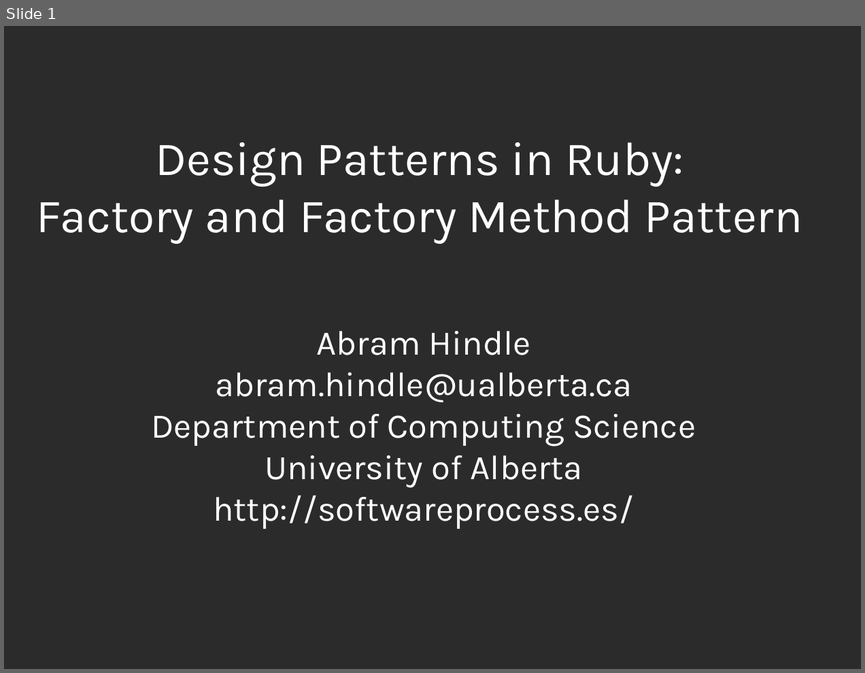
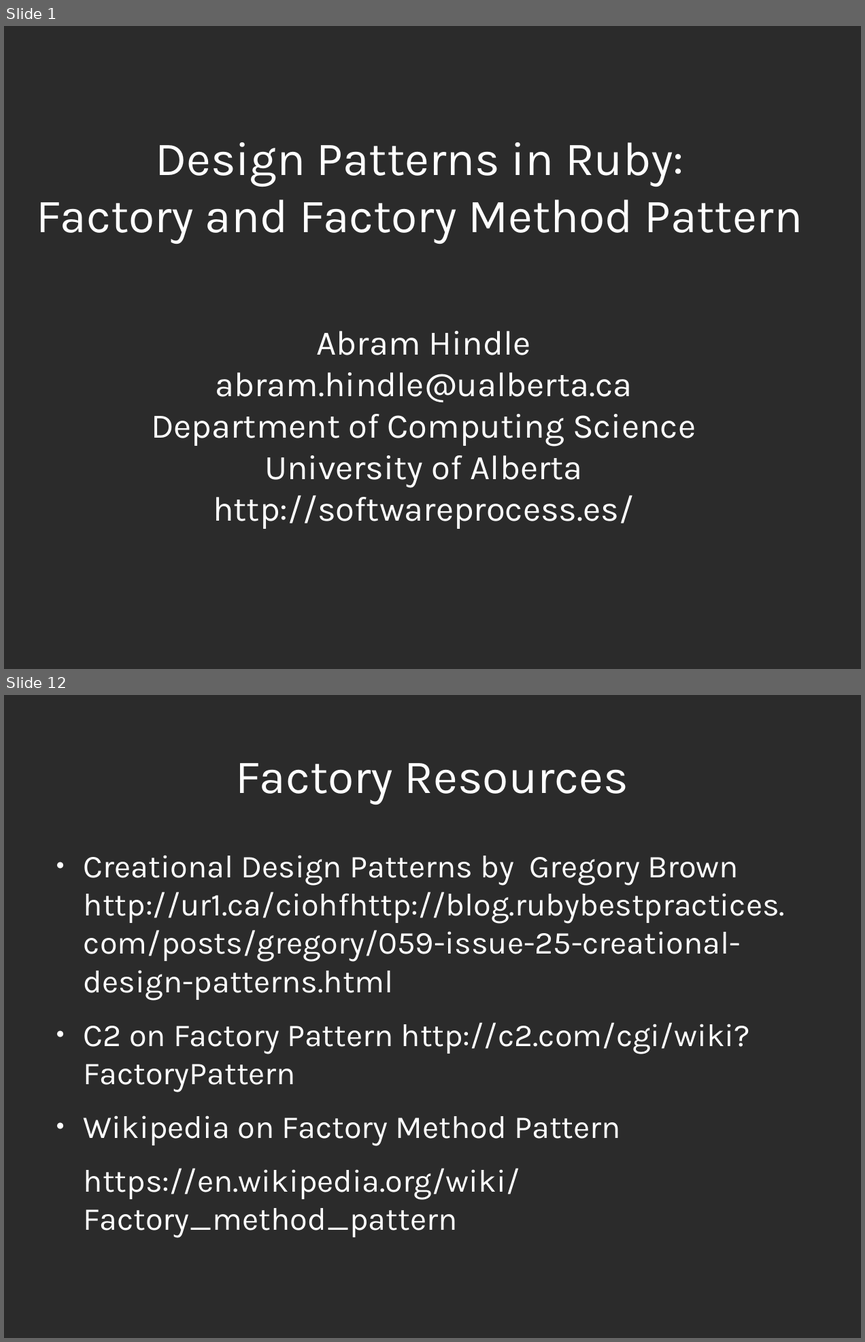
Before and after one commit to abramhindle/ruby-design-patterns, a slide deck: Factory and Factory Method.odp. Shown one above the other, each under a label of ours: slide 1 before the commit, slides 1 and 12 after it; the slides between them are not shown. The pictures are 865x673 and 865x1342 pixels, drawn with LibreOffice and Linux fonts; fonts in the diff are those of the drawing; background and template pictures are left out; a plain dark background stands for a picture behind light text. Boxes give left, top, right and bottom in pixels: in the first picture for what was removed or moved away, otherwise in the second. Text is boxed around its words. In the diff, an @@ line names an element or a change of style, - is before the commit and + after.

Commit message:
Factory Pattern

```diff
--- a/Factory and Factory Method.odp
+++ b/Factory and Factory Method.odp
@@ slide 12 added at (4,695,861,1338), background picture (left out) @@
@@ title added at (236,763,628,804), 44 pt, text #FFFFFF @@
+Factory Resources
@@ text added at (84,855,785,1199), 29.6 pt, text #FFFFFF @@
+● Creational Design Patterns by Gregory Brown http://ur1.ca/ciohfhttp://blog.rubybestpractices.com/posts/gregory/059-issue-25-creational-design-patterns.html
+● C2 on Factory Pattern http://c2.com/cgi/wiki?FactoryPattern
+● Wikipedia on Factory Method Pattern
+https://en.wikipedia.org/wiki/Factory_method_pattern
```
Also in this commit, not shown: 10 other slides added, 1 slide removed, 4 other files.
